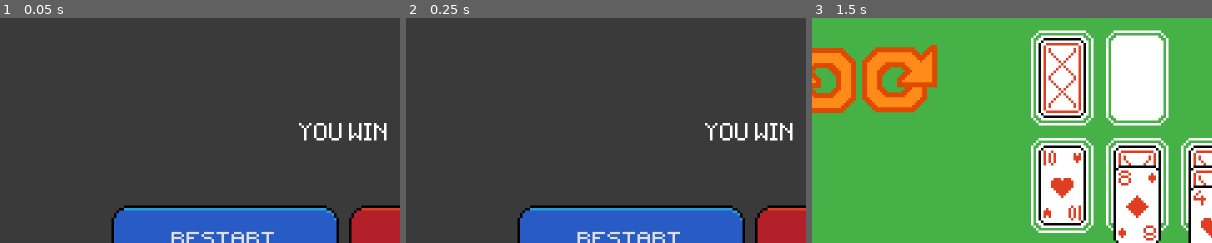
Above: before the commit, frames 1-3 (left to right).
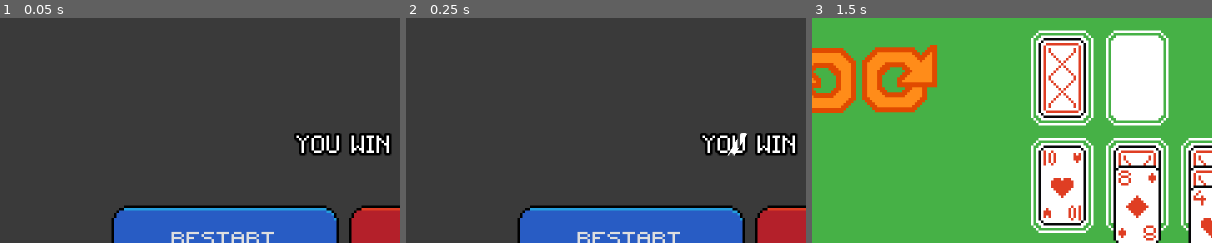
Above: after the commit, the same moments.

Repository: VortexAI-beta/solitaire
Game: Godot game, scene res://screens/win_screen.tscn
Same seed, same stepped clock (60 frames per second), same inputs: the game is played once before the commit and once after it. This scene is started directly instead of the project's main scene.
Inputs (mouse positions are % of the whole screen's width and height, from its top left):
- Up to frame 1 (0.05 s): no input
- Up to frame 2 (0.25 s): no input
- Up to frame 3 (1.5 s): click "RESTART" at 0.5 s; click (8, 13) at 1.25 s
The pictures show only the part of the screen within x 7-57%, y 0-50%; the shares and areas given below are measured in that part.

The runs differ from the first frame. In frame 1, 2.4% of the frame differs, in the area x 73-98%, y 46-62%; in frame 2, 2.4%; in frame 3, nothing differs.

Commit message:
added sheen shader to win text

Diff:
--- a/screens/win_screen.tscn
+++ b/screens/win_screen.tscn
@@ -2,6 +2,15 @@
 
 [ext_resource type="Script" uid="uid://dj5axqre2ryts" path="res://screens/win_screen.gd" id="1_gt3jw"]
 [ext_resource type="Theme" uid="uid://dkoa754md27xe" path="res://button_theme.tres" id="1_louiv"]
+[ext_resource type="Shader" uid="uid://htmmj7spb8qw" path="res://shaders/control.gdshader" id="3_mby22"]
+
+[sub_resource type="ShaderMaterial" id="ShaderMaterial_injda"]
+shader = ExtResource("3_mby22")
+shader_parameter/width = 10.0
+shader_parameter/angle = -30.0
+shader_parameter/offset = Vector2(500, 0)
+shader_parameter/duration = 2.0
+shader_parameter/speed = 800.0
 
 [node name="WinScreen" type="Control" unique_id=2017863149]
 process_mode = 3
@@ -25,6 +34,8 @@
 color = Color(0, 0, 0, 0.24705882)
 
 [node name="YOU WIN" type="Label" parent="." unique_id=403281964]
+visible = false
+material = SubResource("ShaderMaterial_injda")
 layout_mode = 1
 anchors_preset = 8
 anchor_left = 0.5
@@ -32,11 +43,13 @@
 anchor_right = 0.5
 anchor_bottom = 0.5
 offset_left = -35.5
-offset_top = -54.5
+offset_top = -49.5
 offset_right = 35.5
-offset_bottom = -31.5
+offset_bottom = -26.5
 grow_horizontal = 2
 grow_vertical = 2
+theme_override_colors/font_outline_color = Color(0, 0, 0, 1)
+theme_override_constants/outline_size = 4
 text = "YOU WIN"
 horizontal_alignment = 1
 vertical_alignment = 1
@@ -69,5 +82,67 @@
 text = "TO START
 "
 
+[node name="HBoxContainer2" type="HBoxContainer" parent="." unique_id=247516031]
+layout_mode = 1
+anchors_preset = 8
+anchor_left = 0.5
+anchor_top = 0.5
+anchor_right = 0.5
+anchor_bottom = 0.5
+offset_left = -20.0
+offset_top = -45.0
+offset_right = 20.0
+offset_bottom = -31.0
+grow_horizontal = 2
+grow_vertical = 2
+theme_override_constants/separation = 0
+alignment = 1
+
+[node name="Y" type="Label" parent="HBoxContainer2" unique_id=876582483]
+material = SubResource("ShaderMaterial_injda")
+layout_mode = 2
+theme_override_colors/font_outline_color = Color(0, 0, 0, 1)
+theme_override_constants/outline_size = 4
+text = "Y"
+
+[node name="O" type="Label" parent="HBoxContainer2" unique_id=567924992]
+material = SubResource("ShaderMaterial_injda")
+layout_mode = 2
+theme_override_colors/font_outline_color = Color(0, 0, 0, 1)
+theme_override_constants/outline_size = 4
+text = "O"
+
+[node name="U" type="Label" parent="HBoxContainer2" unique_id=1268196865]
+material = SubResource("ShaderMaterial_injda")
+layout_mode = 2
+theme_override_colors/font_outline_color = Color(0, 0, 0, 1)
+theme_override_constants/outline_size = 4
+text = "U"
+
+[node name="_" type="Label" parent="HBoxContainer2" unique_id=1047912647]
+layout_mode = 2
+text = "  "
+
+[node name="W" type="Label" parent="HBoxContainer2" unique_id=1230970808]
+material = SubResource("ShaderMaterial_injda")
+layout_mode = 2
+theme_override_colors/font_outline_color = Color(0, 0, 0, 1)
+theme_override_constants/outline_size = 4
+text = "W"
+
+[node name="I" type="Label" parent="HBoxContainer2" unique_id=1166672916]
+material = SubResource("ShaderMaterial_injda")
+layout_mode = 2
+theme_override_colors/font_outline_color = Color(0, 0, 0, 1)
+theme_override_constants/outline_size = 4
+text = "I"
+
+[node name="N" type="Label" parent="HBoxContainer2" unique_id=2146168254]
+material = SubResource("ShaderMaterial_injda")
+layout_mode = 2
+theme_override_colors/font_outline_color = Color(0, 0, 0, 1)
+theme_override_constants/outline_size = 4
+text = "N"
+
 [connection signal="pressed" from="HBoxContainer/Restart" to="." method="_on_restart"]
 [connection signal="pressed" from="HBoxContainer/Return" to="." method="_on_return"]
--- /dev/null
+++ b/shaders/control.gdshader
@@ -0,0 +1,36 @@
+shader_type canvas_item;
+
+uniform float width; // pixels
+uniform float angle; // degrees
+uniform vec2 offset; // pixel coordinates
+uniform float duration; // seconds
+uniform float speed; //
+
+bool in_range(float dot, vec2 vec) {
+  return 0.0 <= dot && dot <= length(vec);
+}
+
+void vertex() {
+  // Called for every vertex the material is visible on.
+}
+
+void fragment() {
+  float step = mod(TIME, duration) * speed;
+  float angle_rads = radians(angle);
+  mat2 rotation_matrix = mat2(vec2(cos(angle_rads), -sin(angle_rads)), vec2(sin(angle_rads), cos(angle_rads)));
+  vec2 start = (rotation_matrix * vec2(step, 0.0) + offset);
+  vec2 direction = vec2(width, 0.0);
+  vec2 rotation = rotation_matrix * direction;
+  vec2 screen_uv_pixelized = SCREEN_UV / SCREEN_PIXEL_SIZE;
+  vec2 point = screen_uv_pixelized - start;
+  float dot_product = sqrt(dot(point, rotation));
+  bool range = in_range(dot_product, rotation);
+  vec4 texture_color = texture(TEXTURE, UV);
+
+  COLOR = vec4(range ? 1.0:  COLOR.x, range ? 1.0 : COLOR.y, range ?1.0 :  COLOR.z, texture_color.a);
+}
+
+//void light() {
+//  // Called for every pixel for every light affecting the CanvasItem.
+//  // Uncomment to replace the default light processing function with this one.
+//}
Not shown, added: shaders/control.gdshader.uid
